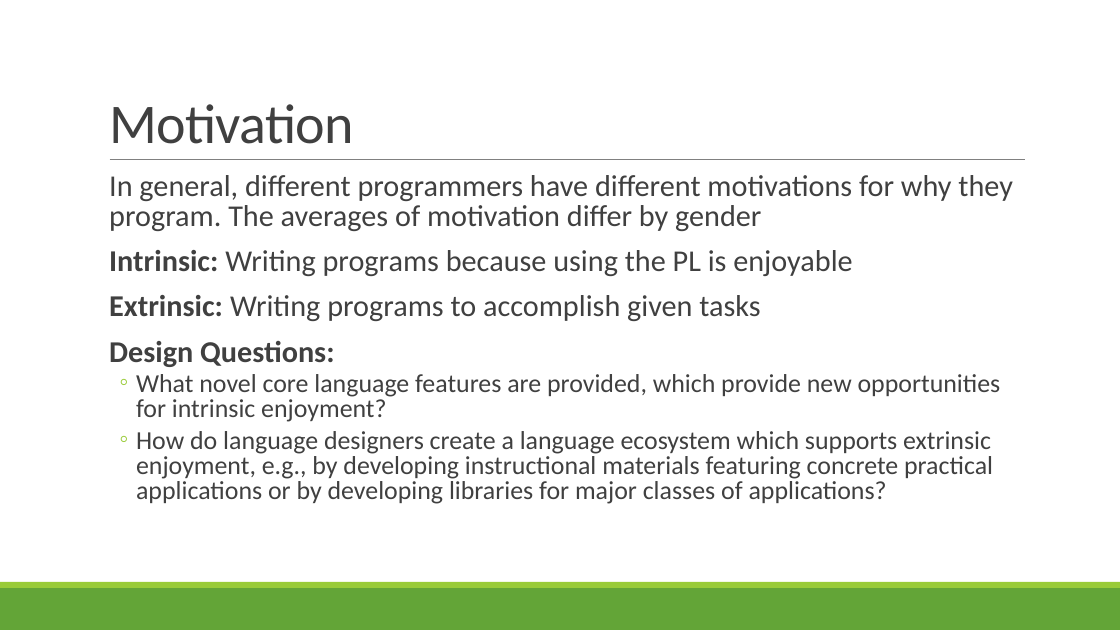
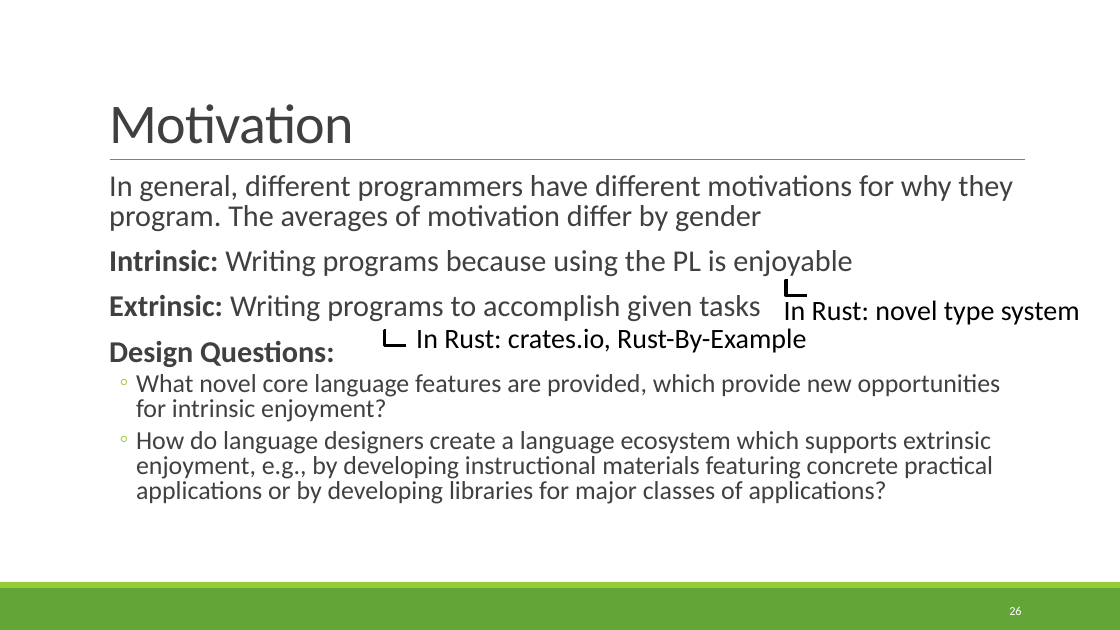
Before and after one commit to rbohrer/pl-course, a slide deck: slide 26 of LectureSlides/10GenderDisability.pptx (slide 24 before the commit). Drawn at 1120x630 pixels with LibreOffice and Linux fonts; fonts in the diff are those of the drawing. Boxes give left, top, right and bottom in pixels: in the first picture for what was removed or moved away, otherwise in the second. Text is boxed around its words. In the diff, an @@ line names an element or a change of style, - is before the commit and + after.

```diff
--- a/LectureSlides/10GenderDisability.pptx
+++ b/LectureSlides/10GenderDisability.pptx
@@ elbow line added from (788, 281) to (807, 296), #000000 3 pt @@
@@ text added at (416,328,806,353), 24 pt, text #000000 @@
+In Rust: crates.io, Rust-By-Example
@@ text added at (784,300,1080,325), 24 pt, text #000000 @@
+In Rust: novel type system
@@ elbow line added from (386, 331) to (406, 345), #000000 3 pt @@
@@ page number added at (1009,606,1021,615), 10.5 pt, text #FFFFFF @@
+26
```
Also in this commit, not shown: 49 other slides changed, 5 slides added.
